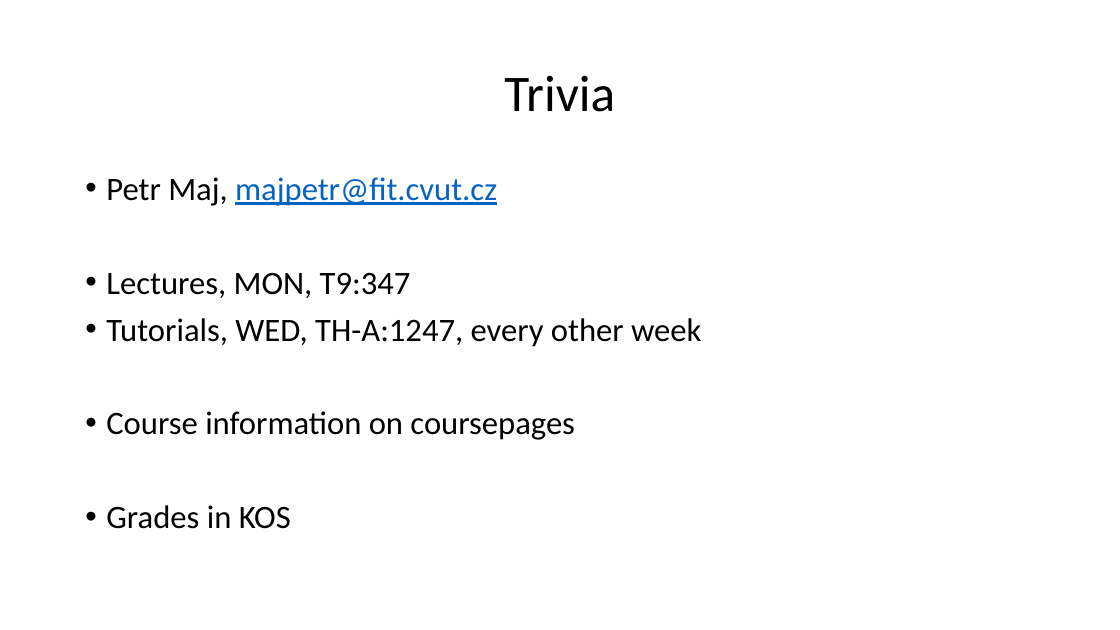
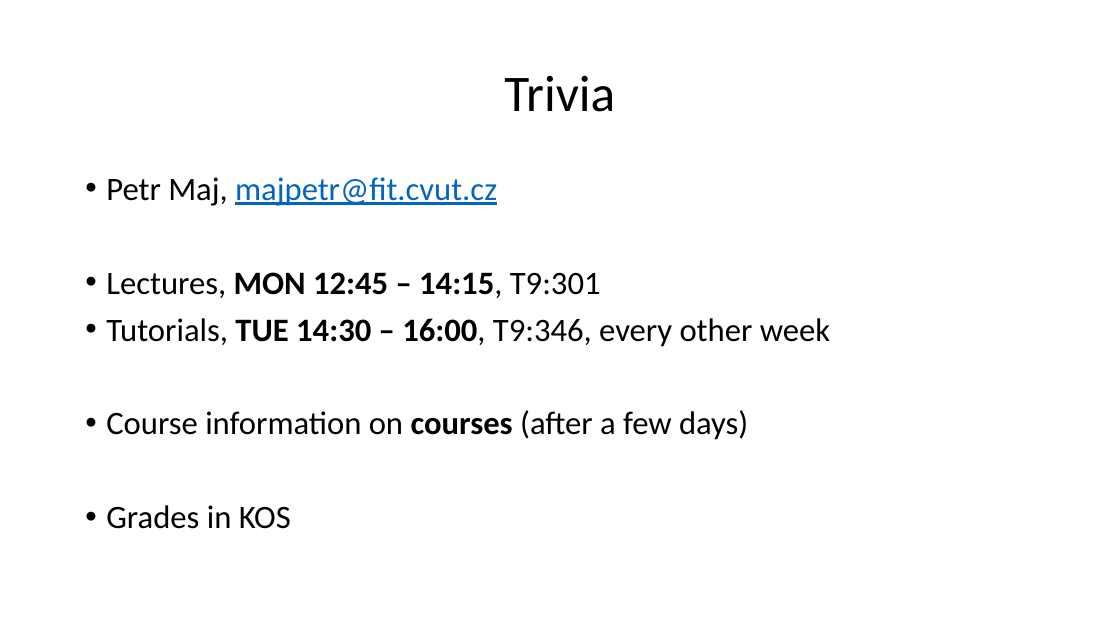
Before and after one commit to ganoliz/NI-GEN, a slide deck: slide 2 of media/NI-GEN-1.pptx. Drawn at 1120x630 pixels with LibreOffice and Linux fonts; fonts in the diff are those of the drawing. Boxes give left, top, right and bottom in pixels: in the first picture for what was removed or moved away, otherwise in the second. Text is boxed around its words. In the diff, an @@ line names an element or a change of style, - is before the commit and + after.

```diff
--- a/media/NI-GEN-1.pptx
+++ b/media/NI-GEN-1.pptx
@@ text at bbox=[106, 272, 830, 440]: text changed @@
-• Lectures, MON, T9:347
-• Tutorials, WED, TH-A:1247, every other week
-• Course information on coursepages
+• Lectures, MON 12:45 – 14:15, T9:301
+• Tutorials, TUE 14:30 – 16:00, T9:346, every other week
+• Course information on courses (after a few days)
```
Also in this commit, not shown: 8 other slides changed, 1 other file.
